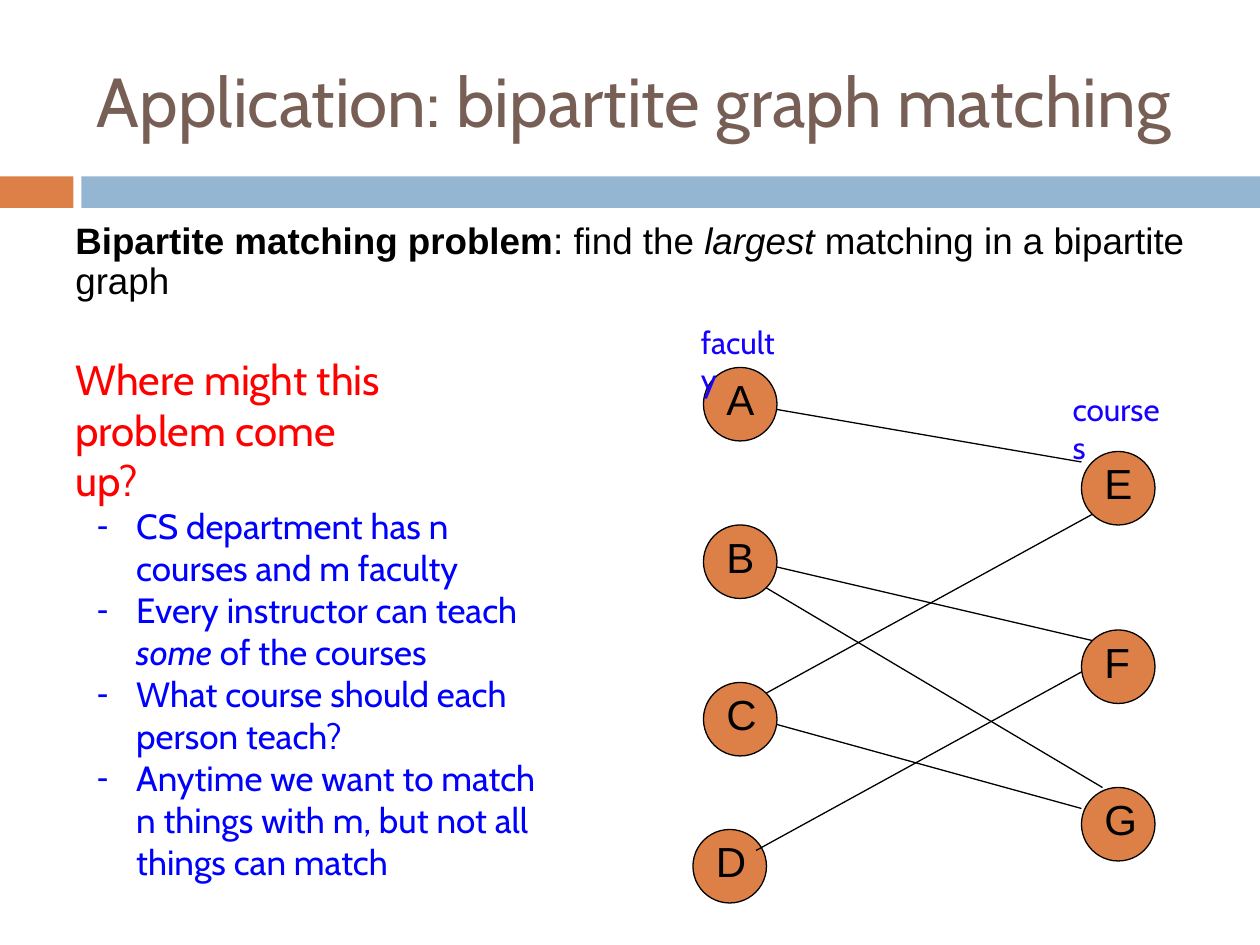
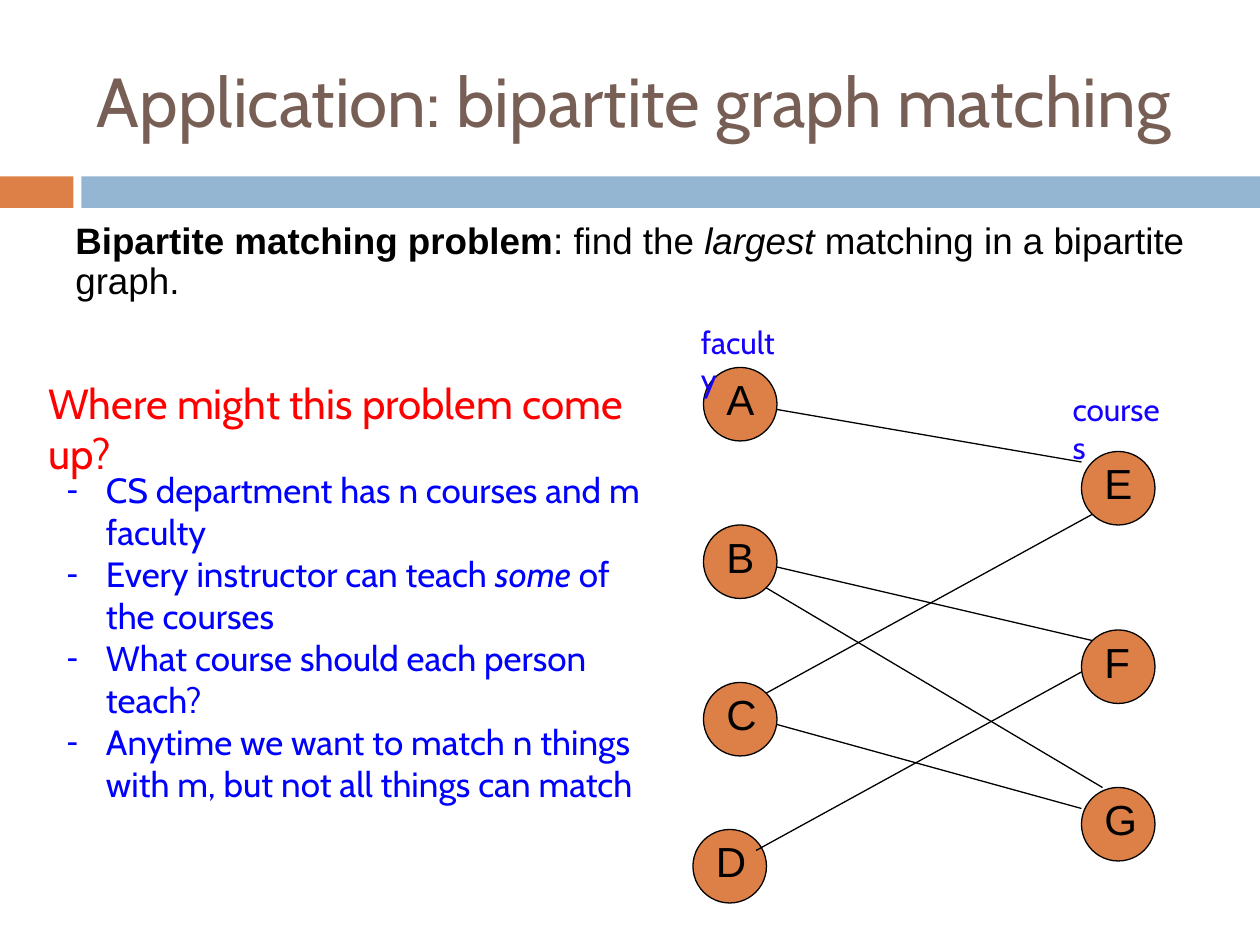
Before and after one commit to Collins-kariuk/Algorithms, a slide deck: slide 14 of Lectures/Lecture 22_Flow Applications.pptx. Drawn at 1260x945 pixels with LibreOffice and Linux fonts; fonts in the diff are those of the drawing. Boxes give left, top, right and bottom in pixels: in the first picture for what was removed or moved away, otherwise in the second. Text is boxed around its words. In the diff, an @@ line names an element or a change of style, - is before the commit and + after.

Commit message:
Review lecture 22_Flow Applications

```diff
--- a/Lectures/Lecture 22_Flow Applications.pptx
+++ b/Lectures/Lecture 22_Flow Applications.pptx
@@ text at (75, 227, 1185, 301): text changed @@
-Bipartite matching problem: find the largest matching in a bipartite graph
+Bipartite matching problem: find the largest matching in a bipartite graph.
@@ text "Where might this problem come ..." rewrapped from (75, 363, 380, 506) to (48, 387, 622, 479) @@
@@ text "CS department has n courses ..." rewrapped from (136, 512, 535, 884) to (106, 476, 640, 805) @@
```
Also in this commit, not shown: 7 other slides changed.
